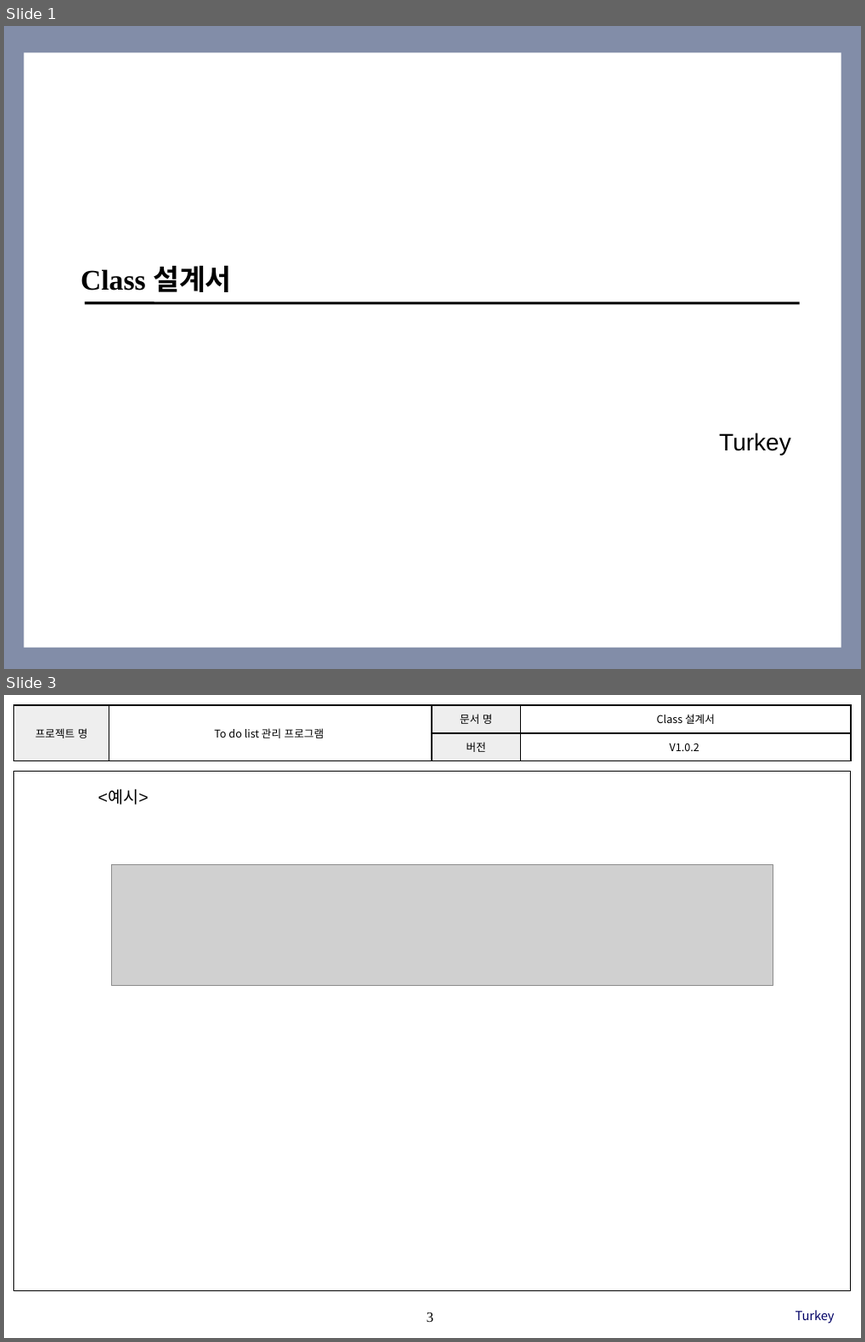
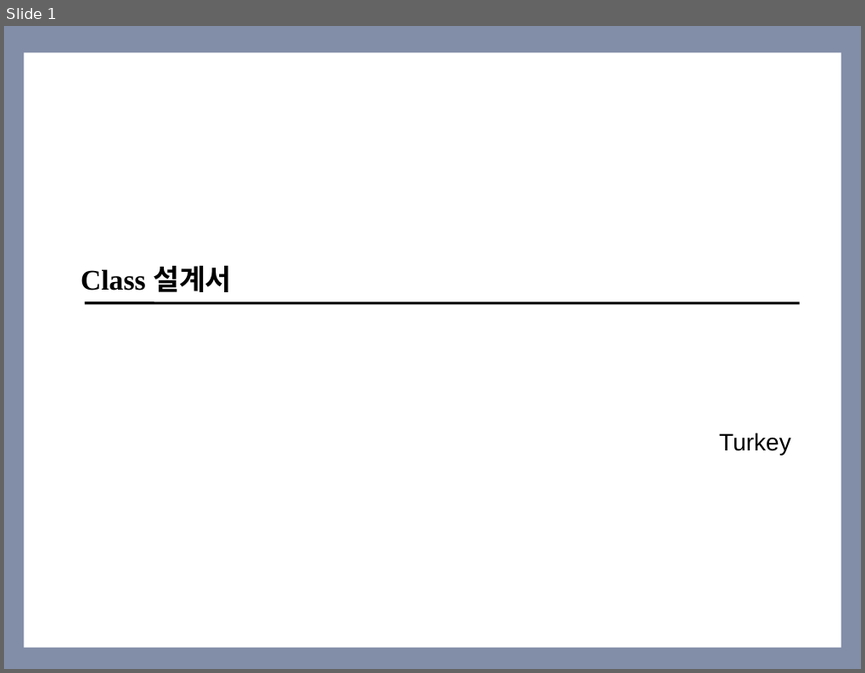
Before and after one commit to SE-admin/7, a slide deck: doc/3_ 설계서/Class Design.pptx. Shown one above the other, each under a label of ours: slides 1 and 3 before the commit, slide 1 after it; the slides between them are not shown. The pictures are 865x1342 and 865x673 pixels, drawn with LibreOffice and Linux fonts; fonts in the diff are those of the drawing; grey boxes stand for pictures; background and template pictures are left out. Boxes give left, top, right and bottom in pixels: in the first picture for what was removed or moved away, otherwise in the second. Text is boxed around its words. In the diff, an @@ line names an element or a change of style, - is before the commit and + after.

Commit message:
Class Design | doc | Class Diagram 추가, 초안 작성

```diff
--- a/doc/3_ 설계서/Class Design.pptx
+++ b/doc/3_ 설계서/Class Design.pptx
@@ slide 3 removed at [4,695,861,1338], background #FFFFFF @@
@@ table removed at [13,705,851,761], 2 rows, 4 columns @@
-프로젝트 명 | To do list 관리 프로그램 | 문서 명 | Class 설계서
- |  | 버전 | V1.0.2
@@ rectangle removed at [13,771,851,1291] @@
@@ text removed at [98,790,148,805] @@
-<예시>
@@ picture removed at [111,865,772,986] @@
@@ page number removed at [426,1312,433,1321] @@
-3
@@ text removed at [795,1310,834,1323] @@
-Turkey
```
Also in this commit, not shown: 12 slides changed, 1 slide added.
